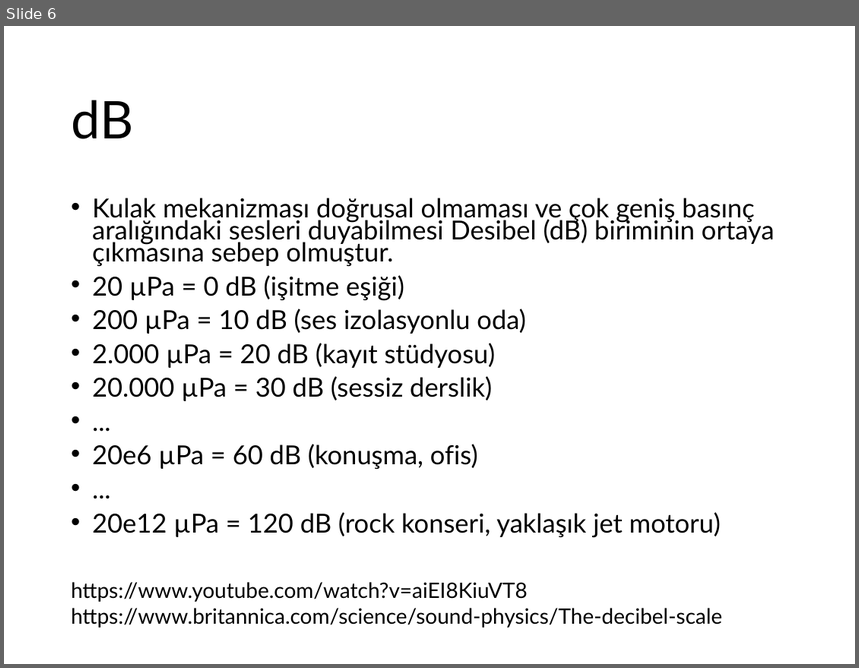
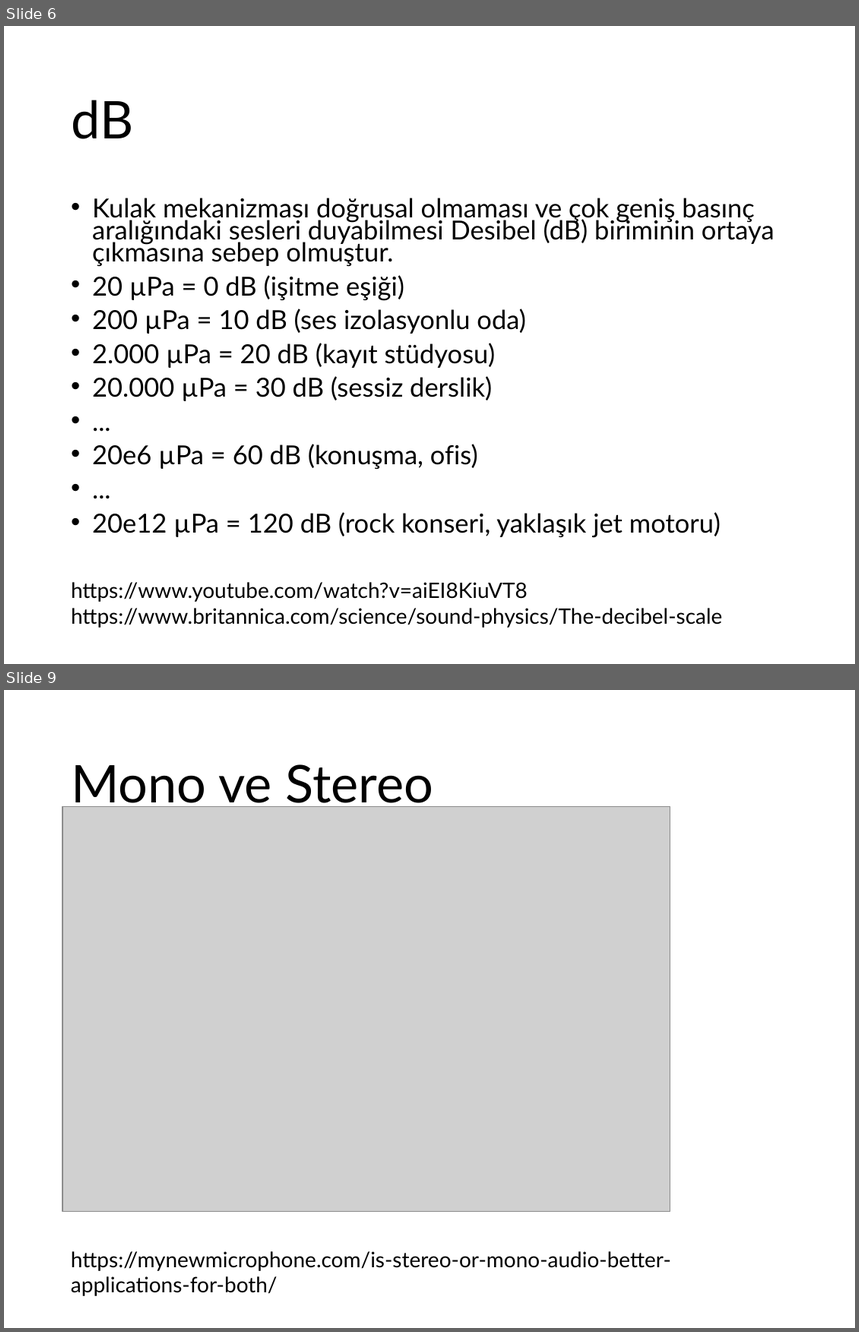
Before and after one commit to ihpar/ssi, a slide deck: slides/Slide_0.pptx. Shown one above the other, each under a label of ours: slide 6 before the commit, slides 6 and 9 after it; the slides between them are not shown. The pictures are 859x668 and 859x1332 pixels, drawn with LibreOffice and Linux fonts; fonts in the diff are those of the drawing; grey boxes stand for pictures. Boxes give left, top, right and bottom in pixels: in the first picture for what was removed or moved away, otherwise in the second. Text is boxed around its words. In the diff, an @@ line names an element or a change of style, - is before the commit and + after.

```diff
--- a/slides/Slide_0.pptx
+++ b/slides/Slide_0.pptx
@@ slide 9 added at [4,690,855,1328], background #FFFFFF @@
@@ title added at [71,764,433,812], 44 pt, text #000000 @@
+Mono ve Stereo
@@ picture added at [63,806,671,1212] @@
@@ text added at [71,1252,671,1296], 18 pt, text #000000 @@
+https://mynewmicrophone.com/is-stereo-or-mono-audio-better-applications-for-both/
```
Also in this commit, not shown: 9 other slides added.
